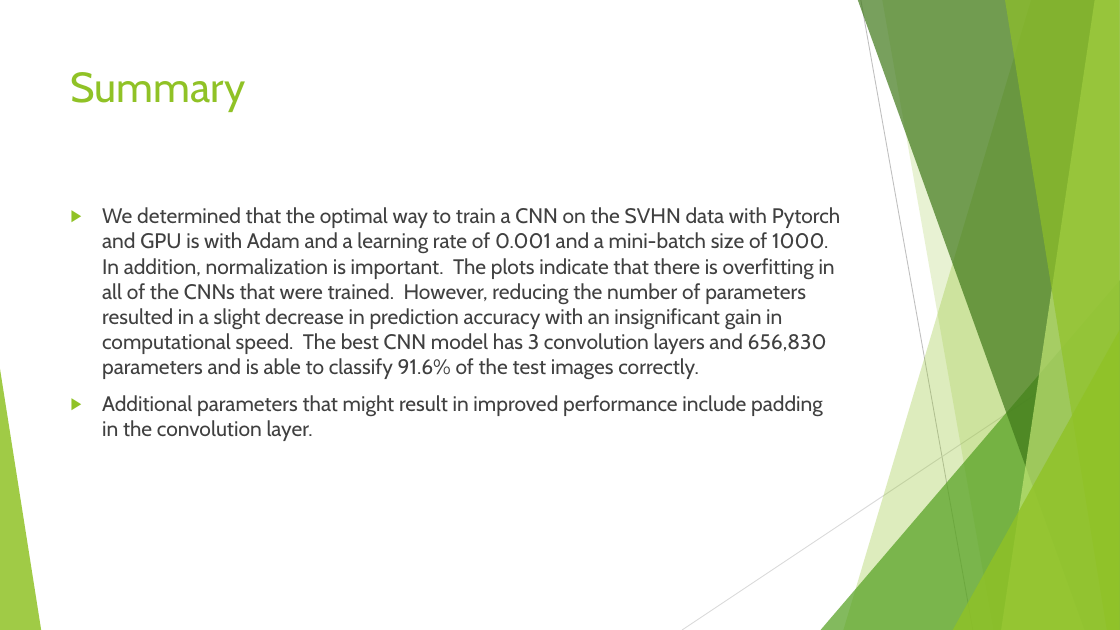
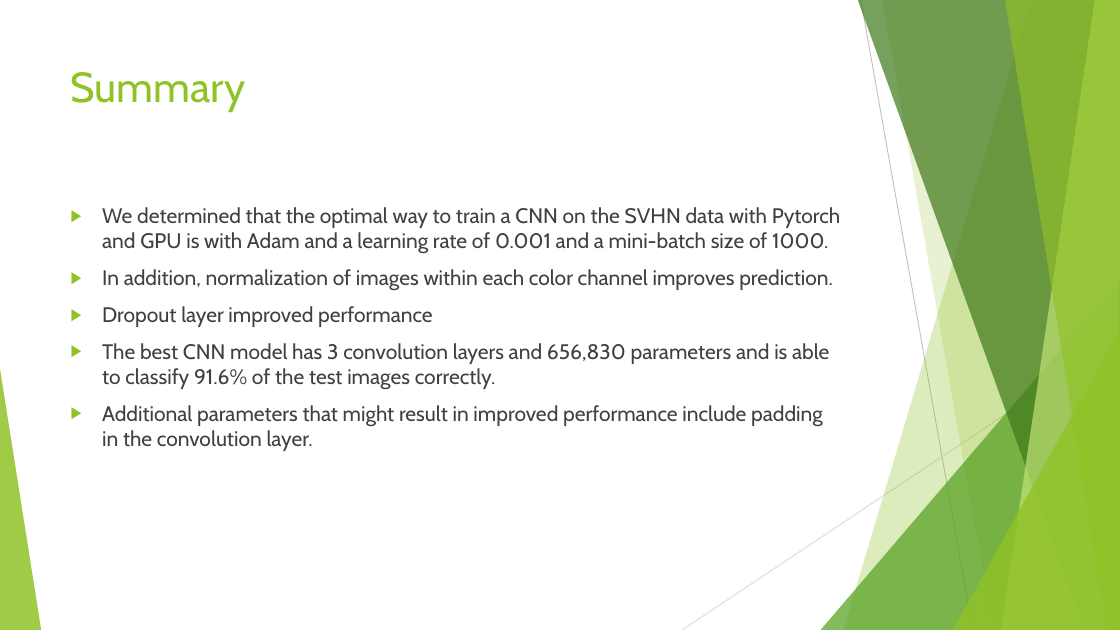
Before and after one commit to josephhaaga/Final-Project-Group6, a slide deck: slide 13 of Final-Group-Presentation/final group presentation.pptx (slide 7 before the commit). Drawn at 1120x630 pixels with LibreOffice and Linux fonts; fonts in the diff are those of the drawing. Boxes give left, top, right and bottom in pixels: in the first picture for what was removed or moved away, otherwise in the second. Text is boxed around its words. In the diff, an @@ line names an element or a change of style, - is before the commit and + after.

```diff
--- a/Final-Group-Presentation/final group presentation.pptx
+++ b/Final-Group-Presentation/final group presentation.pptx
@@ text at [102, 207, 841, 390]: text changed @@
-▶ We determined that the optimal way to train a CNN on the SVHN data with Pytorch and GPU is with Adam and a learning rate of 0.001 and a mini-batch size of 1000. In addition, normalization is important. The plots indicate that there is overfitting in all of the CNNs that were trained. However, reducing the number of parameters resulted in a slight decrease in prediction accuracy with an insignificant gain in computational speed. The best CNN model has 3 convolution layers and 656,830 parameters and is able to classify 91.6% of the test images correctly.
+▶ We determined that the optimal way to train a CNN on the SVHN data with Pytorch and GPU is with Adam and a learning rate of 0.001 and a mini-batch size of 1000.
+▶ In addition, normalization of images within each color channel improves prediction.
+▶ Dropout layer improved performance
+▶ The best CNN model has 3 convolution layers and 656,830 parameters and is able to classify 91.6% of the test images correctly.
```
Also in this commit, not shown: 4 other slides changed, 9 slides added, 2 slides removed, 1 other file.
